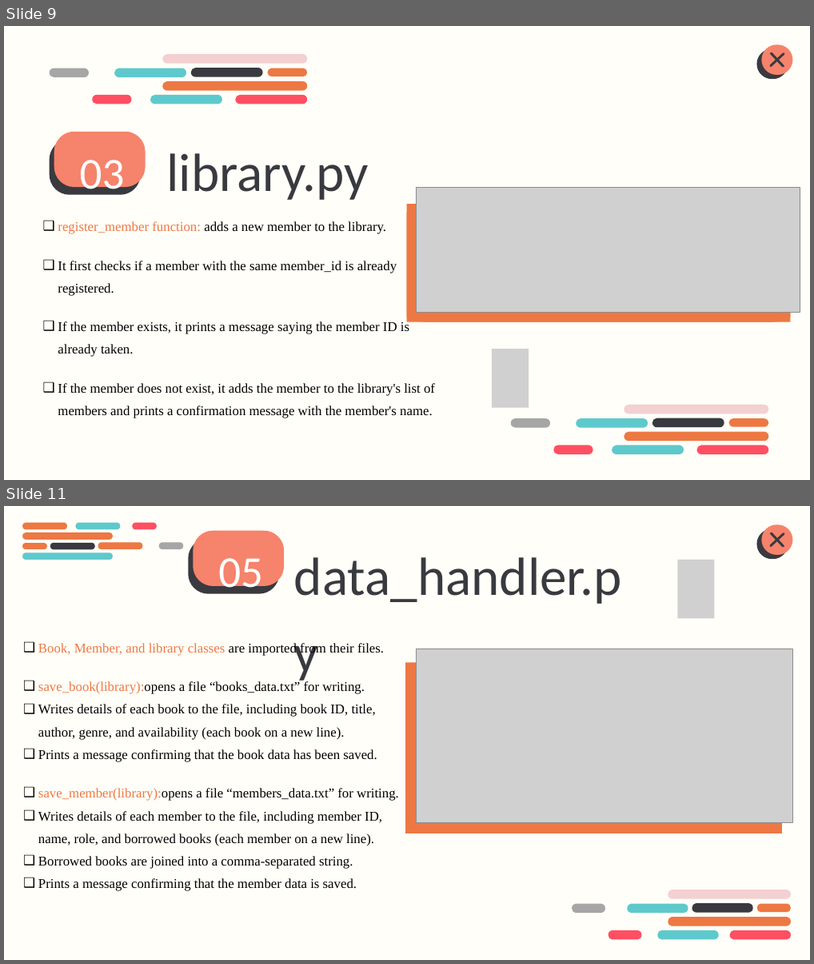
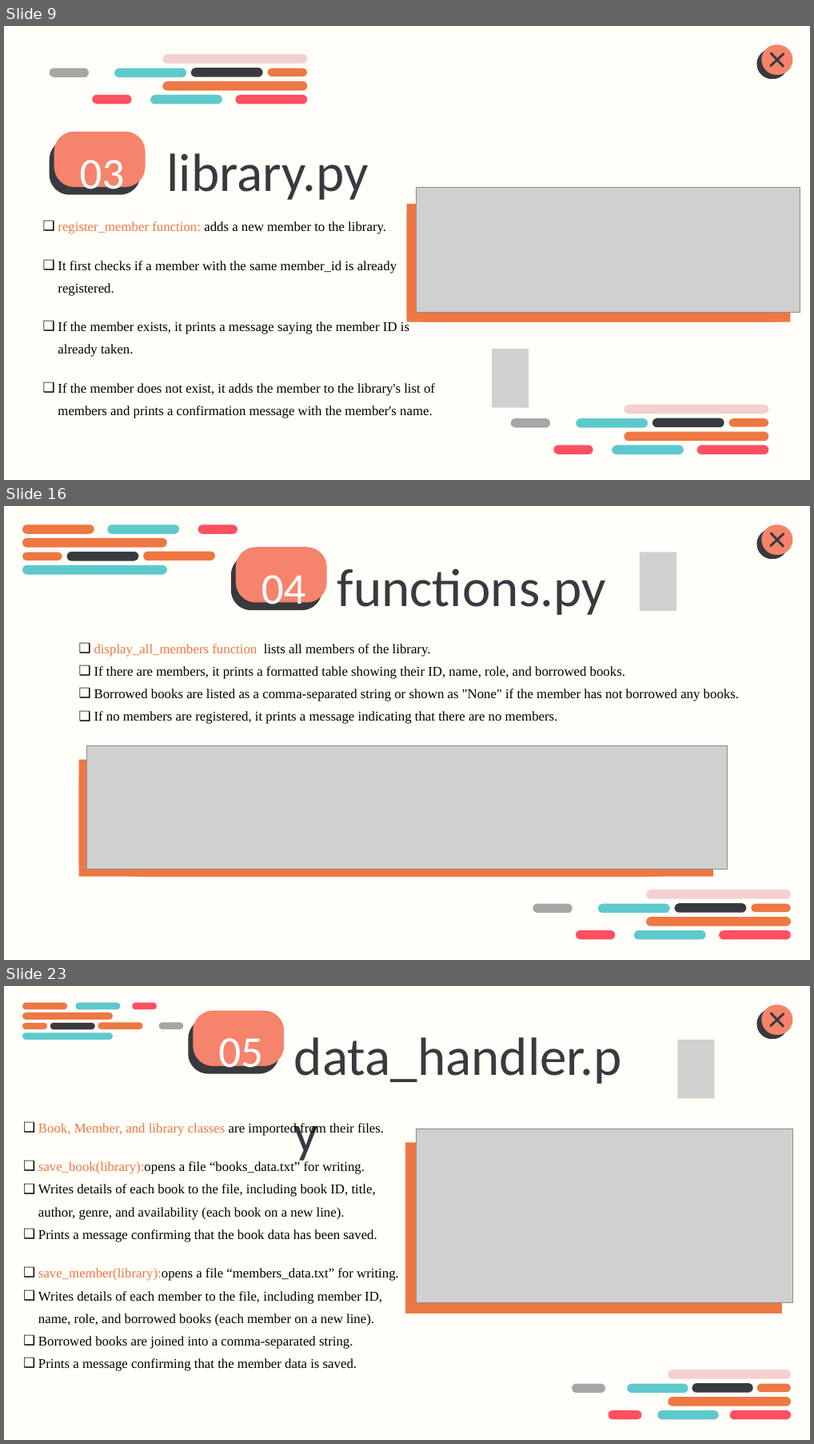
Before and after one commit to Mohamed-Salem-Ali/Library-Management-System, a slide deck: Library Console Management System.pptx. Shown one above the other, each under a label of ours: slides 9 and 11 before the commit, slides 9, 16 and 23 after it; the slides between them are not shown. The pictures are 814x964 and 814x1444 pixels, drawn with LibreOffice and Linux fonts; fonts in the diff are those of the drawing; grey boxes stand for pictures. Boxes give left, top, right and bottom in pixels: in the first picture for what was removed or moved away, otherwise in the second. Text is boxed around its words. In the diff, an @@ line names an element or a change of style, - is before the commit and + after.

```diff
--- a/Library Console Management System.pptx
+++ b/Library Console Management System.pptx
@@ slide 16 added at box(4, 506, 810, 960), background #FFFEF8 @@
@@ freeform shape added at box(236, 547, 327, 602), fill #F6836B @@
@@ picture added at box(640, 552, 677, 611) @@
@@ group added at box(757, 524, 793, 560): 4 freeform shapes @@
@@ group added at box(22, 524, 281, 575): 9 freeform shapes @@
@@ freeform shape added at box(231, 555, 322, 610), fill #393A3F @@
@@ text added at box(262, 575, 306, 614), 78.7 pt, text #FFFFFF @@
+04
@@ text added at box(338, 568, 606, 615), 96 pt, text #393A3F @@
+functions.py
@@ text added at box(94, 644, 739, 724), 24 pt, text #000000 @@
+❑ display_all_members function lists all members of the library.
+❑ If there are members, it prints a formatted table showing their ID, name, role, and borrowed books.
+❑ Borrowed books are listed as a comma-separated string or shown as "None" if the member has not borrowed any books.
+❑ If no members are registered, it prints a message indicating that there are no members.
@@ picture added at box(87, 745, 727, 868) @@
@@ freeform shape added at box(79, 765, 714, 876), fill #ED7843 @@
@@ rectangle added at box(79, 760, 714, 876), fill #ED7843 @@
@@ group added at box(533, 889, 791, 939): 9 freeform shapes @@
@@ what was slide 11 is now slide 23 @@
```
Also in this commit, not shown: 3 slides changed, 11 other slides added, 6 other files.
